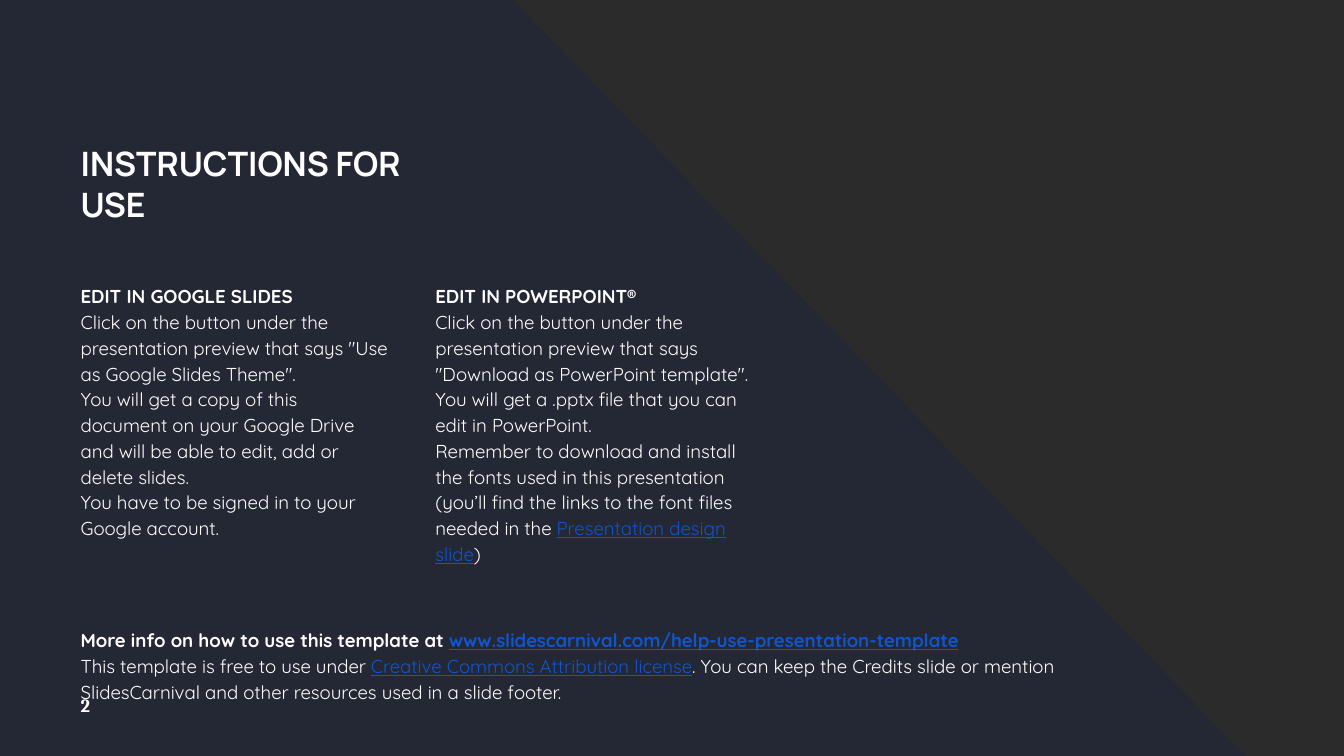
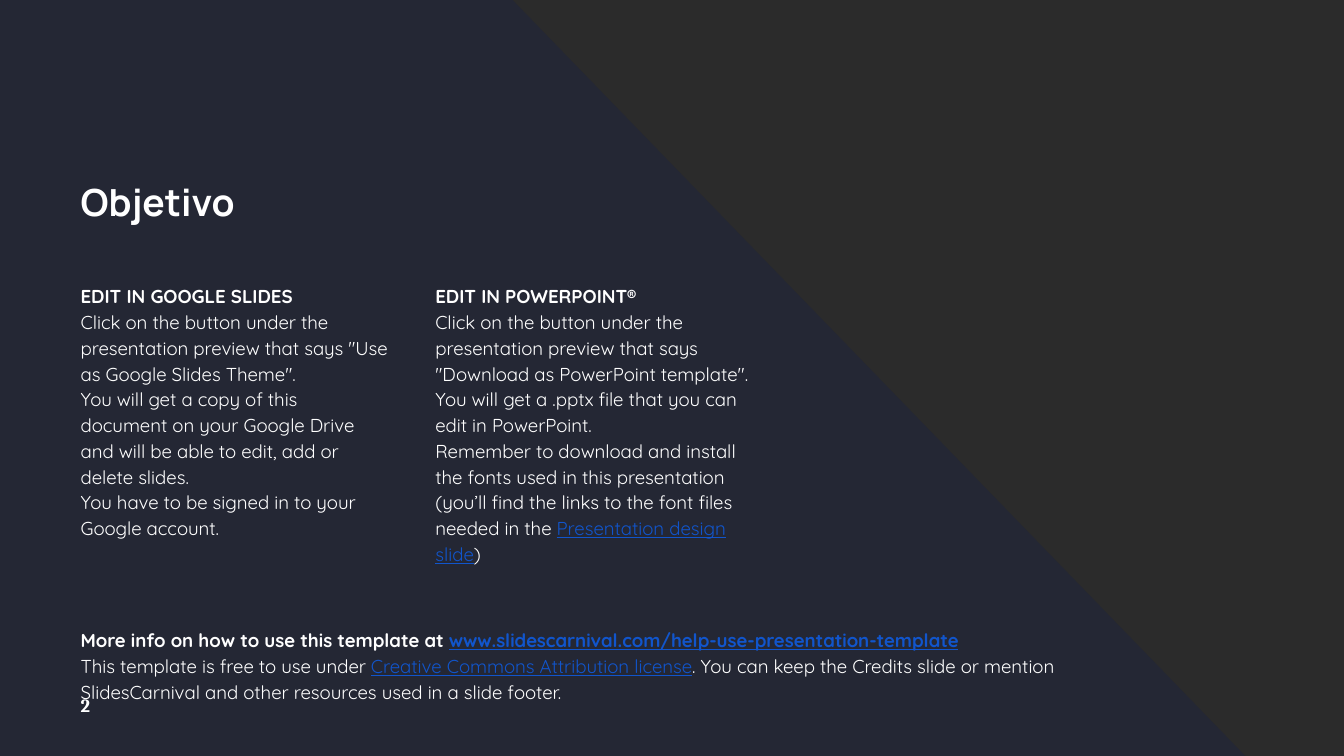
Before and after one commit to EsteBrav/Proyecto-4to-Semestre, a slide deck: slide 2 of Presentacion de Propuestas.pptx. Drawn at 1344x756 pixels with LibreOffice and Linux fonts; fonts in the diff are those of the drawing; background and template pictures are left out; a plain dark background stands for a picture behind light text. Boxes give left, top, right and bottom in pixels: in the first picture for what was removed or moved away, otherwise in the second. Text is boxed around its words. In the diff, an @@ line names an element or a change of style, - is before the commit and + after.

```diff
--- a/Presentacion de Propuestas.pptx
+++ b/Presentacion de Propuestas.pptx
@@ title at (81, 188, 235, 225): text changed; size 18 to 20 pt @@
-INSTRUCTIONS FOR USE
+Objetivo
```
Also in this commit, not shown: 3 other slides changed, 1 slide added, 1 slide removed, 2 other files.
